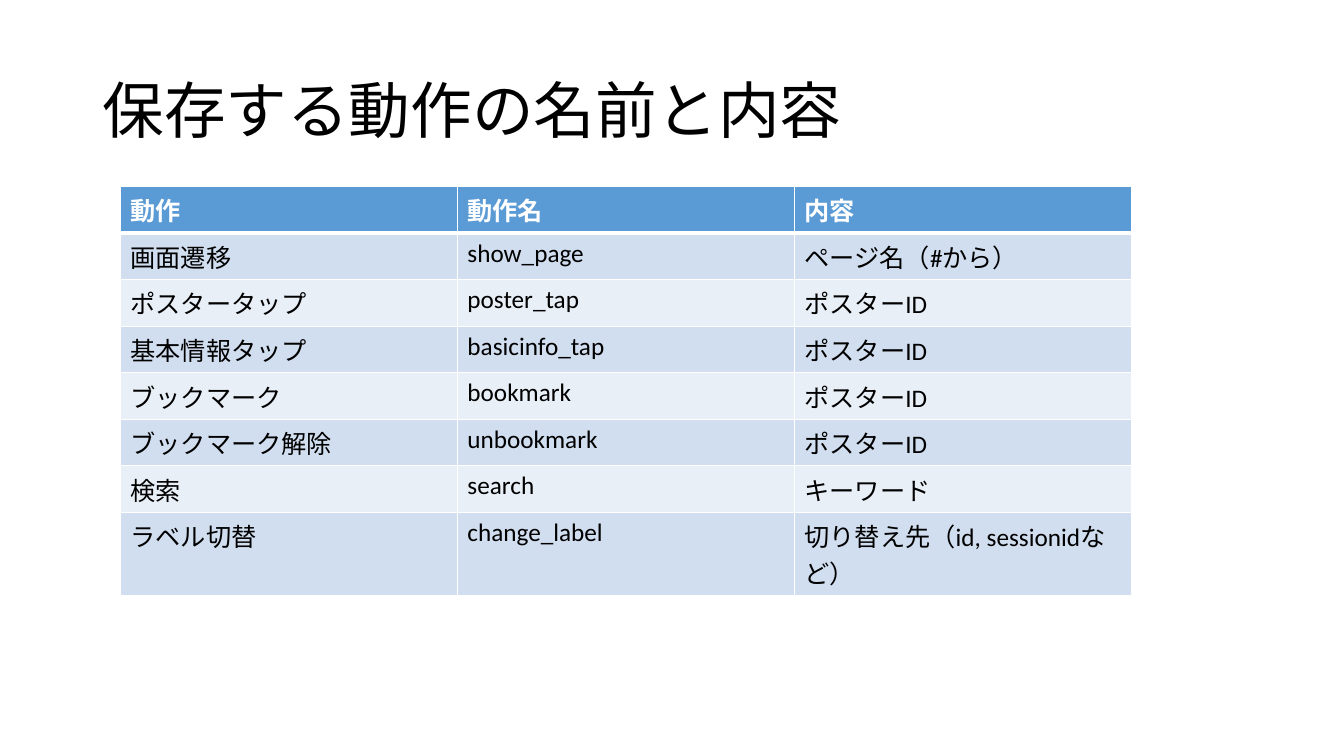
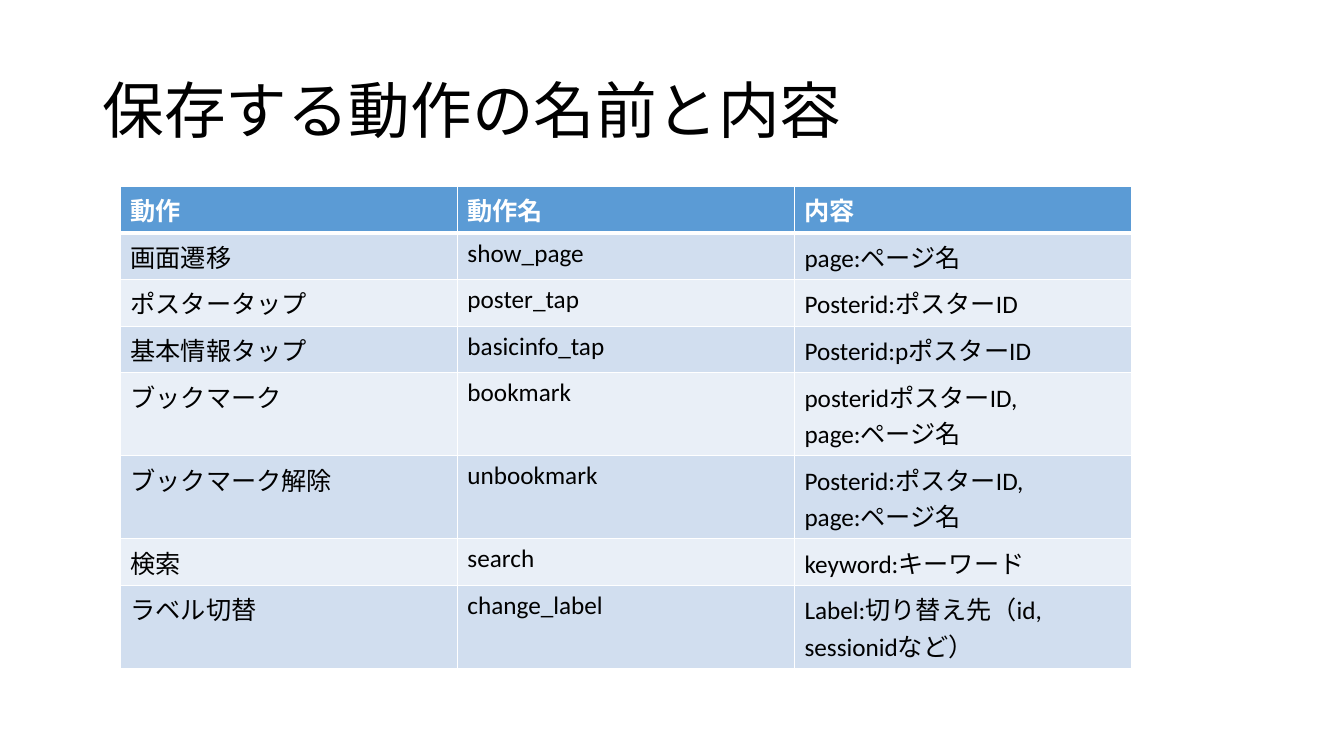
Before and after one commit to Tsukuba-SAY/documents, a slide deck: slide 3 of 利用ログの形式.pptx. Drawn at 1344x756 pixels with LibreOffice and Linux fonts; fonts in the diff are those of the drawing. Boxes give left, top, right and bottom in pixels: in the first picture for what was removed or moved away, otherwise in the second. Text is boxed around its words. In the diff, an @@ line names an element or a change of style, - is before the commit and + after.

```diff
--- a/利用ログの形式.pptx
+++ b/利用ログの形式.pptx
@@ table at box(120, 187, 1130, 663) @@
-row 2, column 3: ページ名（#から）
+row 2, column 3: page:ページ名
-row 3, column 3: ポスターID
+row 3, column 3: Posterid:ポスターID
-row 4, column 3: ポスターID
+row 4, column 3: Posterid:pポスターID
-row 5, column 3: ポスターID
+row 5, column 3: posteridポスターID, / page:ページ名
-row 6, column 3: ポスターID
+row 6, column 3: Posterid:ポスターID, / page:ページ名
-row 7, column 3: キーワード
+row 7, column 3: keyword:キーワード
-row 8, column 3: 切り替え先（id, sessionidなど）
+row 8, column 3: Label:切り替え先（id, sessionidなど）
```
Also in this commit, not shown: 4 other slides changed, 1 other file.
